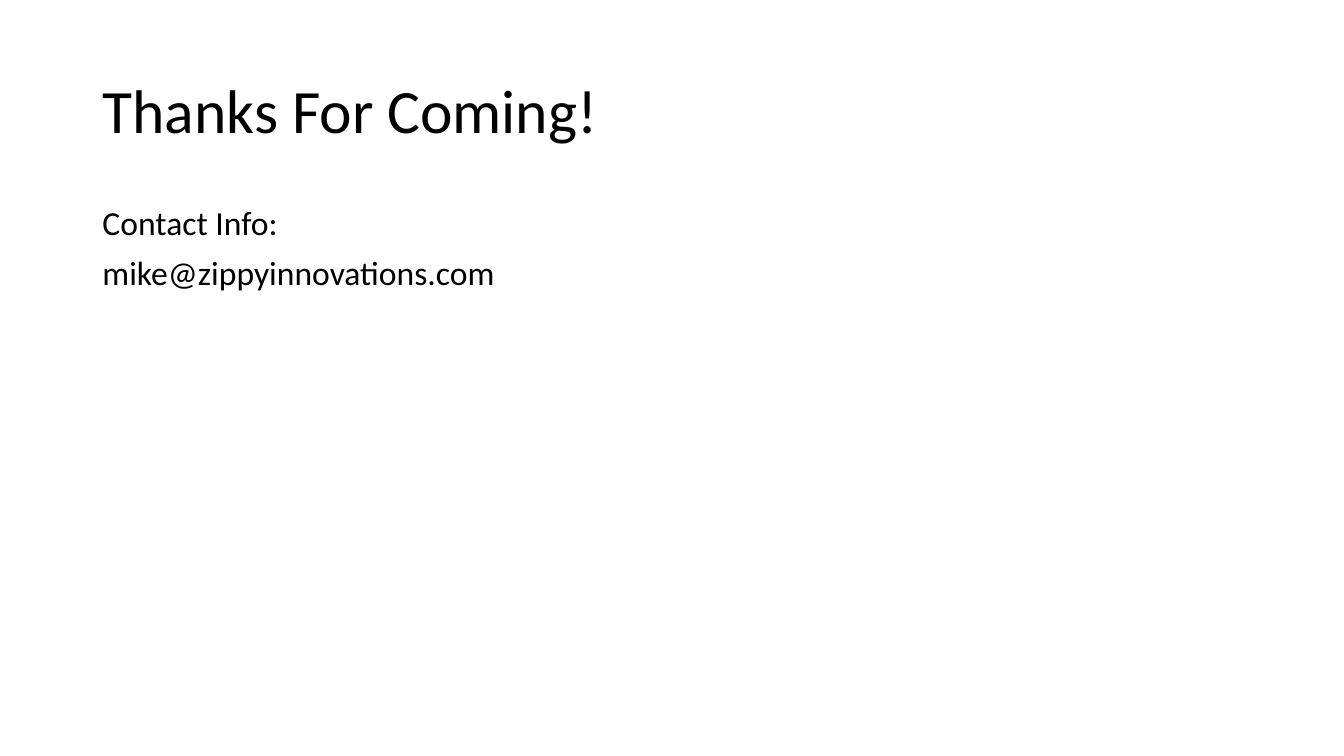
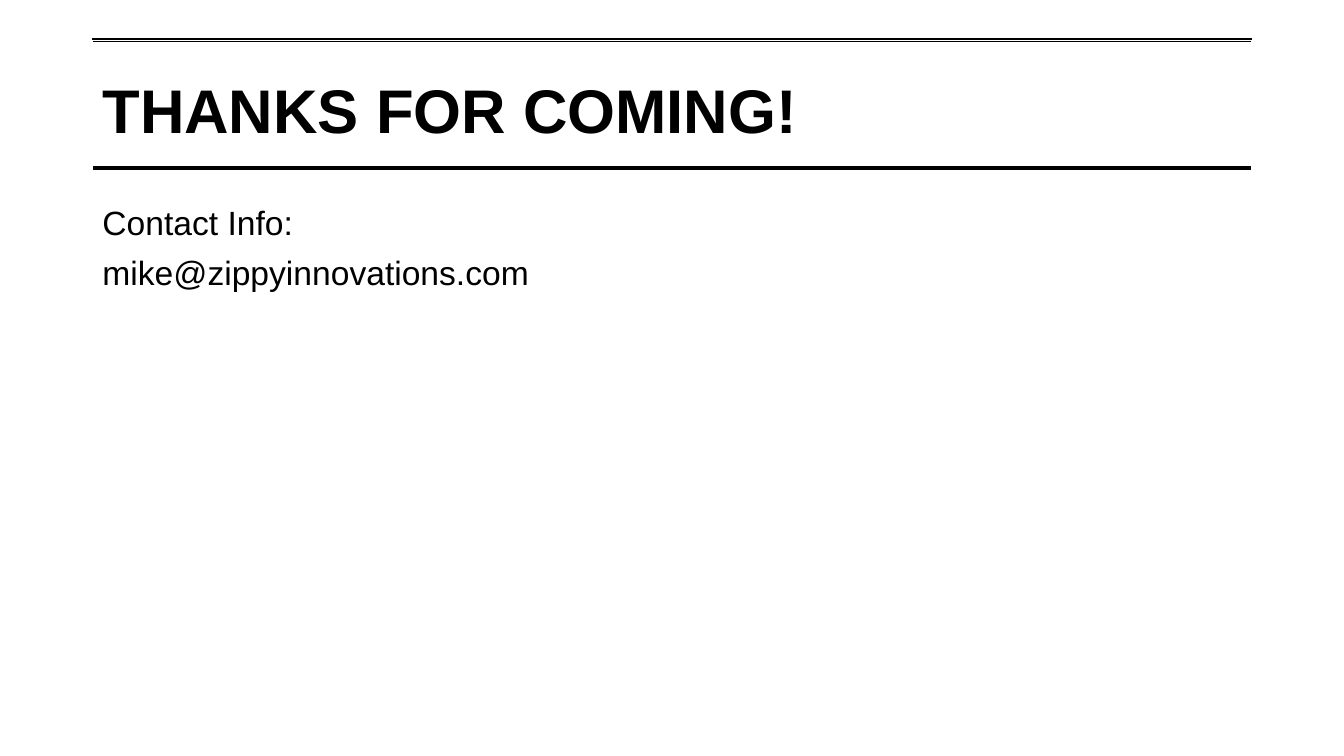
Before and after one commit to lipsitzm/PFNP, a slide deck: slide 124 of PFNP Single Day.pptx (slide 113 before the commit). Drawn at 1344x756 pixels with LibreOffice and Linux fonts; fonts in the diff are those of the drawing; background and template pictures are left out. Boxes give left, top, right and bottom in pixels: in the first picture for what was removed or moved away, otherwise in the second. Text is boxed around its words. In the diff, an @@ line names an element or a change of style, - is before the commit and + after.

```diff
--- a/PFNP Single Day.pptx
+++ b/PFNP Single Day.pptx
@@ title "THANKS FOR COMING!": place and size @@
-title "THANKS FOR COMING!" at bbox=[102, 90, 597, 144]
+title "THANKS FOR COMING!" at bbox=[93, 40, 1252, 187]
@@ title "THANKS FOR COMING!" at bbox=[93, 40, 1252, 187]: outline none to #FFFFFF 0.75 pt @@
@@ line added from (93, 40) to (1252, 40), #000000 3 pt @@
@@ title at bbox=[102, 90, 797, 134]: text changed; font Calibri to Arial; bold on @@
-Thanks For Coming!
+THANKS FOR COMING!
@@ line added from (93, 168) to (1252, 168), #000000 3 pt @@
@@ text "Contact Info:" at bbox=[102, 210, 528, 292]: font Calibri to Arial @@
```
Also in this commit, not shown: 112 other slides changed, 11 slides added.
